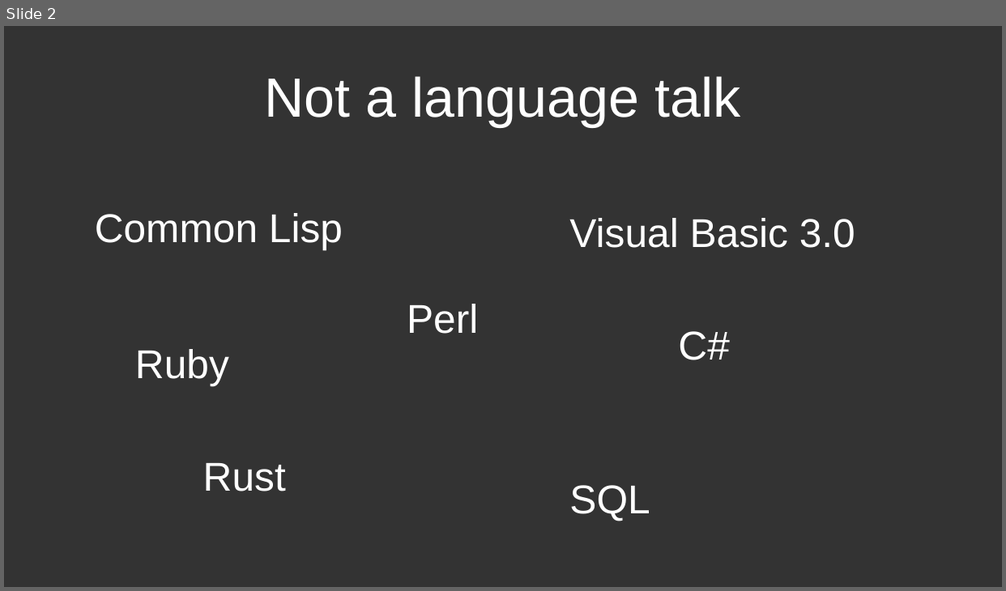
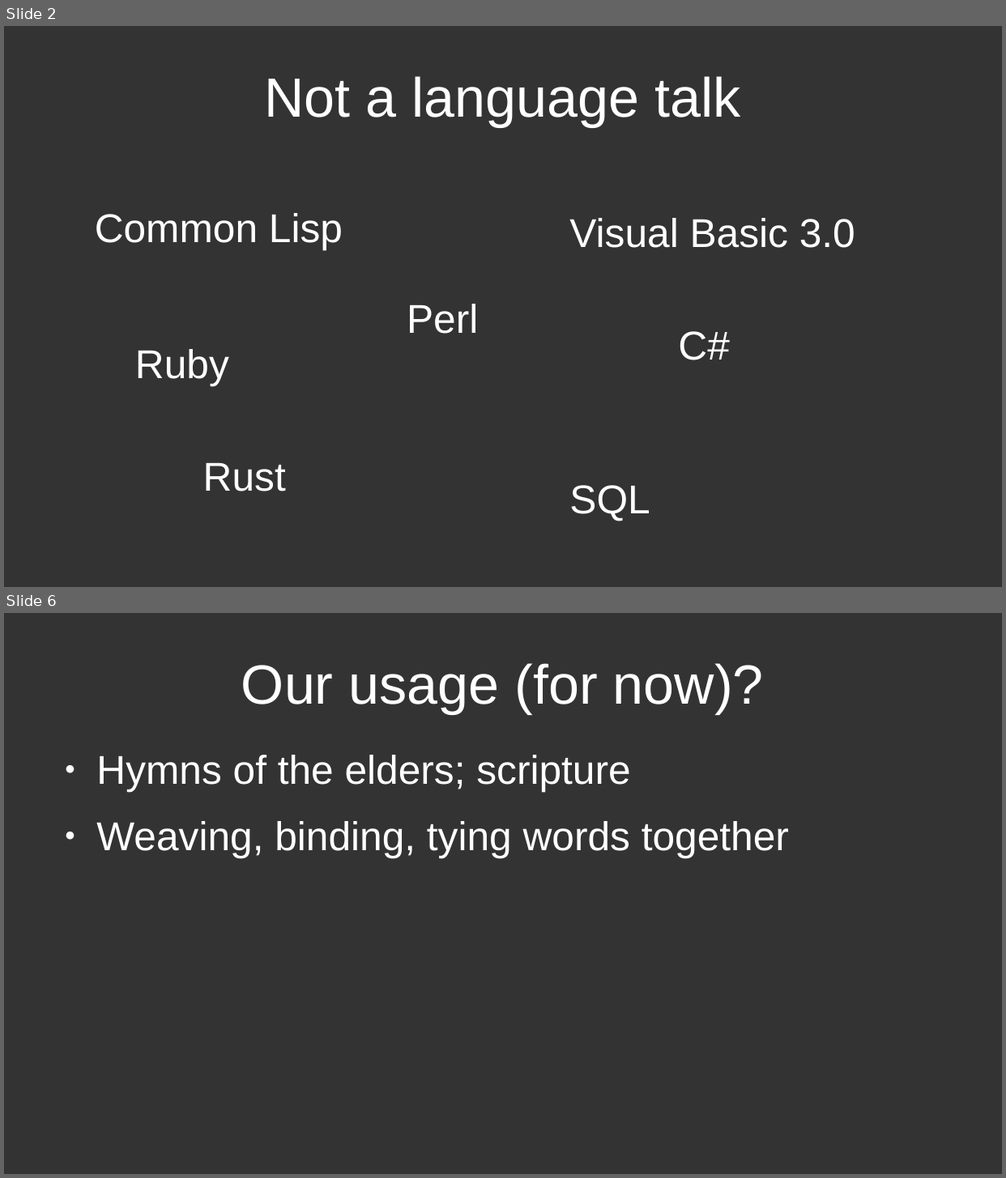
Before and after one commit to deobald/talks, a slide deck: 2024-03-23-inclojure-keynote/talk.odp. Shown one above the other, each under a label of ours: slide 2 before the commit, slides 2 and 6 after it; the slides between them are not shown. The pictures are 1006x591 and 1006x1178 pixels, drawn with LibreOffice and Linux fonts; fonts in the diff are those of the drawing. Boxes give left, top, right and bottom in pixels: in the first picture for what was removed or moved away, otherwise in the second. Text is boxed around its words. In the diff, an @@ line names an element or a change of style, - is before the commit and + after.

```diff
--- a/2024-03-23-inclojure-keynote/talk.odp
+++ b/2024-03-23-inclojure-keynote/talk.odp
@@ slide 6 added at <box>4,613,1002,1174</box>, background #333333 @@
@@ title added at <box>241,663,764,714</box>, 44 pt, text #FFFFFF @@
+Our usage (for now)?
@@ text added at <box>96,755,789,858</box>, 32 pt, text #FFFFFF @@
+● Hymns of the elders; scripture
+● Weaving, binding, tying words together
```
Also in this commit, not shown: 15 other slides added, 8 other files.
